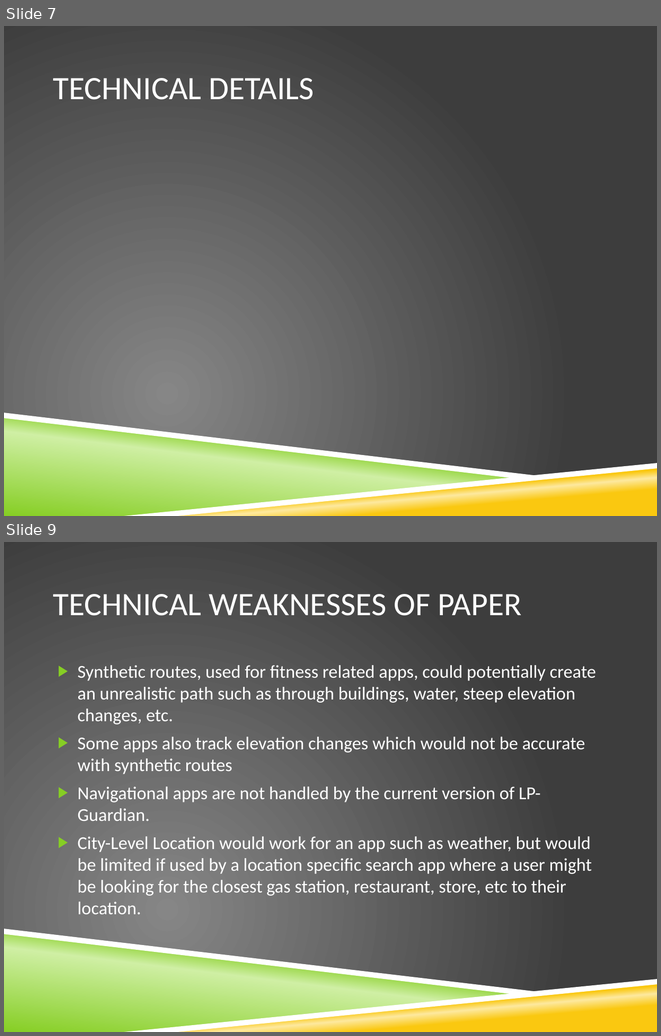
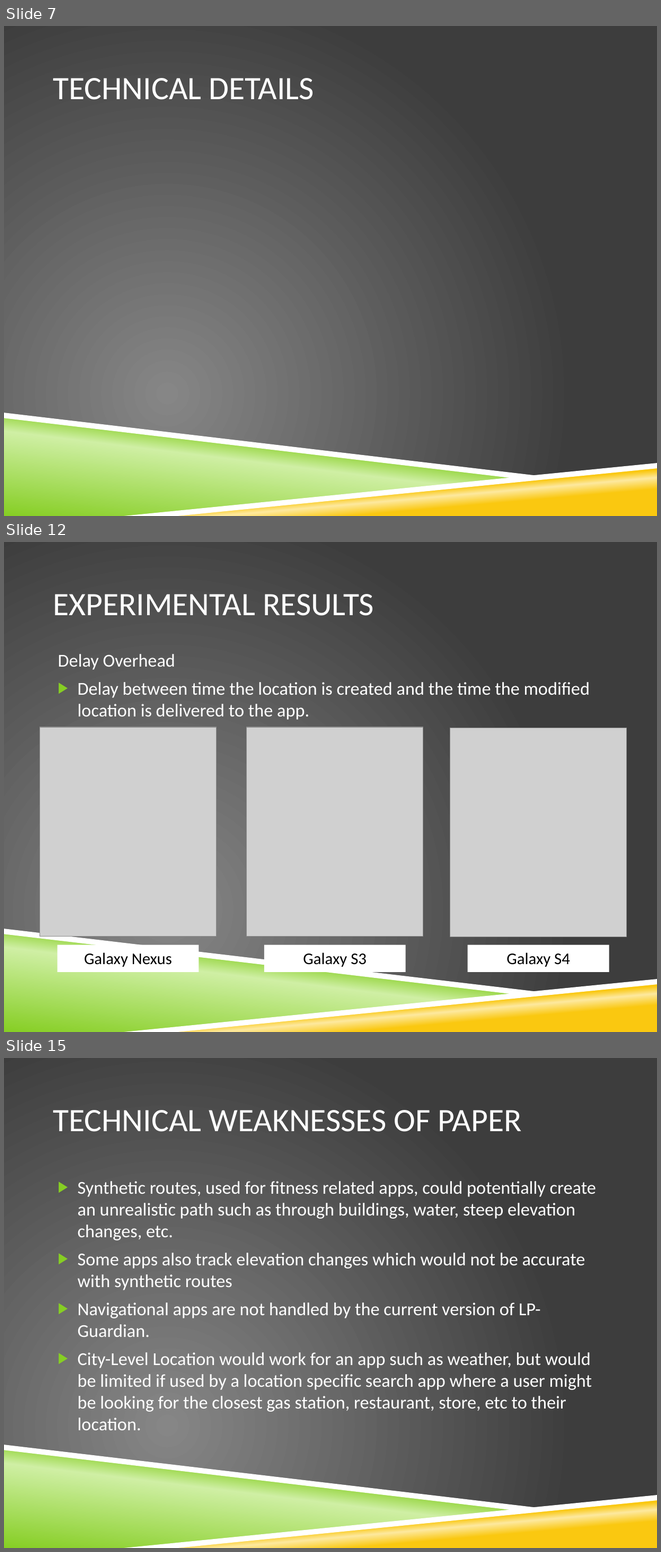
Before and after one commit to vfasburg/cse_825, a slide deck: PaperPresentation/Paper_Presentation_Fasburg_Reiff_Thomas.pptx. Shown one above the other, each under a label of ours: slides 7 and 9 before the commit, slides 7, 12 and 15 after it; the slides between them are not shown. The pictures are 661x1036 and 661x1552 pixels, drawn with LibreOffice and Linux fonts; fonts in the diff are those of the drawing; grey boxes stand for pictures; background and template pictures are left out. Boxes give left, top, right and bottom in pixels: in the first picture for what was removed or moved away, otherwise in the second. Text is boxed around its words. In the diff, an @@ line names an element or a change of style, - is before the commit and + after.

Commit message:
Added most of experimental results.

```diff
--- a/PaperPresentation/Paper_Presentation_Fasburg_Reiff_Thomas.pptx
+++ b/PaperPresentation/Paper_Presentation_Fasburg_Reiff_Thomas.pptx
@@ slide 12 added at [4, 542, 657, 1032], background picture (left out); not listed: 4 template elements that a slide beside it also shows @@
@@ title added at [53, 594, 374, 616], 36 pt, text #FFFFFF @@
+EXPERIMENTAL RESULTS
@@ text added at [58, 654, 590, 720], 20 pt, text #FFFFFF @@
+Delay Overhead
+▶ Delay between time the location is created and the time the modified location is delivered to the app.
@@ picture added at [40, 727, 216, 936] @@
@@ picture added at [247, 727, 423, 936] @@
@@ picture added at [450, 728, 626, 936] @@
@@ rectangle added at [58, 945, 199, 972], fill #FFFFFF, 18 pt, text #000000 @@
+Galaxy Nexus
@@ rectangle added at [264, 945, 406, 972], fill #FFFFFF, 18 pt, text #000000 @@
+Galaxy S3
@@ rectangle added at [468, 945, 609, 972], fill #FFFFFF, 18 pt, text #000000 @@
+Galaxy S4
@@ what was slide 9 is now slide 15 @@
```
Also in this commit, not shown: 1 slide changed, 5 other slides added.
